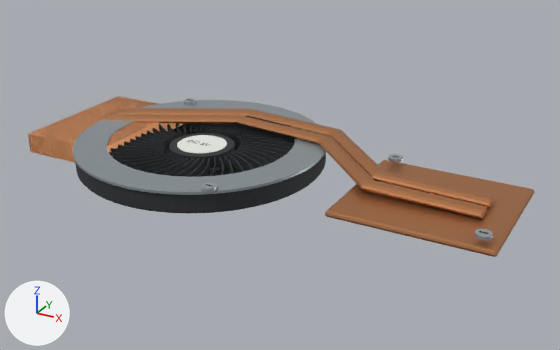
Renders of the glTF model public/models/service-realistic/cooling.glb from each side of a commit.
Rendered twice from a 50 mm lens placed at (2.12, -3.71, 1.95), pointed at (-0.01, 0.16, 0.01). Every picture has the same lights, and +X, +Y and +Z are marked at lower left. The picture after the commit comes second. Vertices at exactly the same position are counted once.

In view in the first picture: 'cooling'.
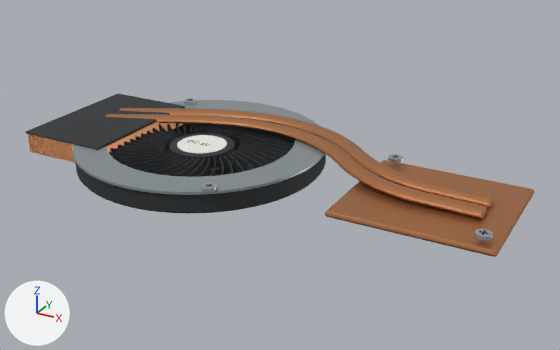
Where the change shows, as pixel boxes [x1, y1, x2, y2] in the pictures (560 x 350 px):
'cooling', reshaped: before [28, 96, 535, 257]; after [25, 94, 535, 257]
part 1 of me_mesh_0, added: after [25, 94, 185, 150]
part 2 of me_mesh_0, reshaped: before [104, 108, 493, 218]; after [105, 108, 493, 218]

What the commit changed:
me_mesh_0 is used by ob_cooling; location (0.0, 0.0, 0.0).
me_mesh_0 had 4317 vertices, 8171 faces and spanned x -1.64..1.46, y -0.66..0.96, z 0.01..0.2.
me_mesh_0 now has 5233 vertices, 9983 faces and spans x -1.66..1.46, y -0.66..0.96, z 0.01..0.19.
me_mesh_0 part 1: the loose piece of 44 vertices spanning x 0.54..1.46, y -0.36..0.48, z 0.08..0.12 is copied, and the copy is scaled about its middle by (0.678, 1.13, 0.514), then moved by (-2.35, 0.09, 0.05), in mat_blower_plastic (dark grey #2b2e30); it spans x -1.66..-1.04, y -0.32..0.62, z 0.14..0.16.
me_mesh_0 part 2: 25 vertices moved from x 0.21..0.67, y -0.07..0.31, z 0.13..0.19 to x 0.21..1.29, y -0.08..0.31, z 0.12..0.17; 48 vertices removed from x -0.56..0.17, y 0.41..0.77, z 0.13..0.2; 888 vertices added at x -1.41..1.27, y -0.08..0.73, z 0.12..0.19.
Other edits to the shape of me_mesh_0 do not show in these pictures.
